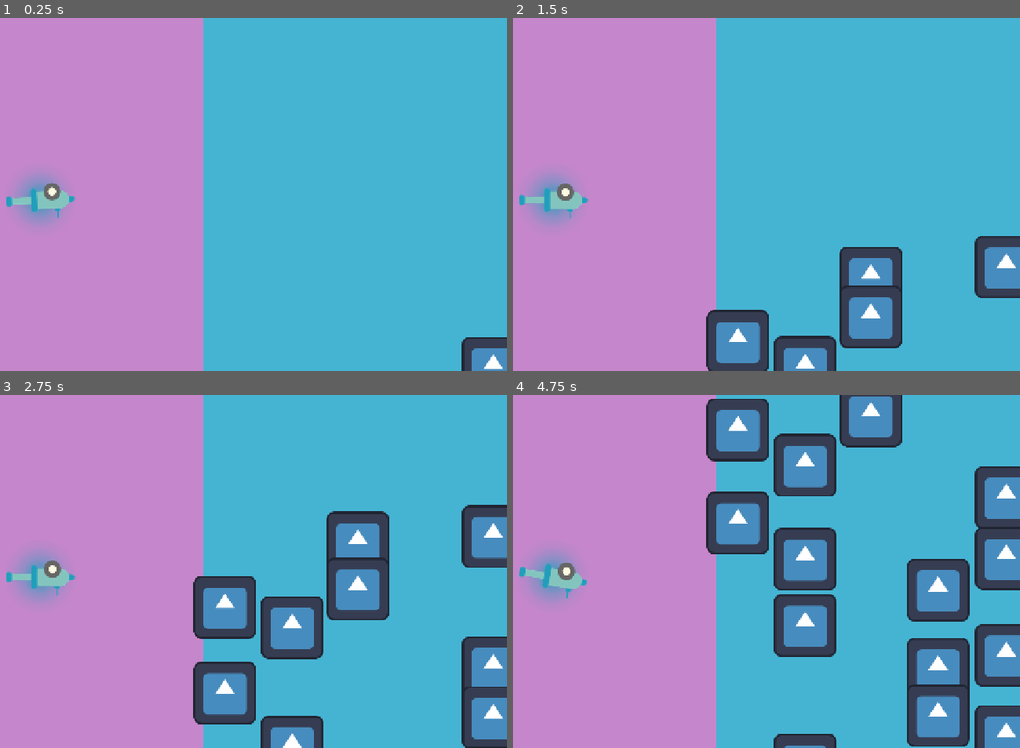
Above: before the commit, frames 1-4 (two rows, left to right).
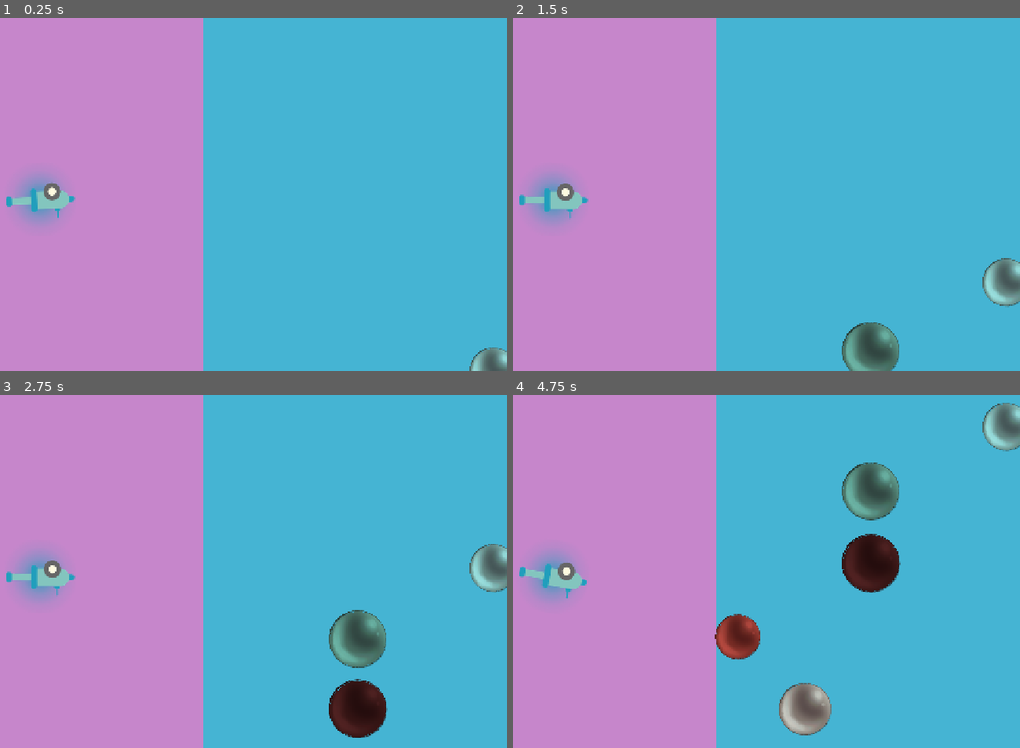
Above: after the commit, the same moments.

Repository: ChromalescenceLabs/Dear-Ana-Mosyne
Game: Godot game, scene res://Scenes/memory_collection_scene.tscn
The game is run twice, just before and just after one commit, with the same random seed, the same clock (stepped at 60 frames per second) and the same inputs. The project has no main scene, so this scene is started directly. The engine's default icon, where the game draws it, is replaced by a stand-in: a white triangle on a blue panel in a dark square.
Inputs (mouse positions are in pixels of both pictures, inside the frame that each line leads up to):
- Up to frame 1 (0.25 s): no input
- Up to frame 2 (1.5 s): tap Enter at 0.5 s; move the mouse to (842, 176) at 0.52 s; press the mouse at (842, 176) at 0.53 s; hold Right 0.53-1.28 s; move the mouse to (578, 212) at 1.27 s; release the mouse at (578, 212) at 1.28 s; hold Down from 1.28 s (still down); tap Alt at 1.35 s
- Up to frame 3 (2.75 s): move the mouse to (253, 493) at 2.02 s; release Down at 2.03 s; hold Right from 2.03 s (still down); tap Shift at 2.1 s
- Up to frame 4 (4.75 s): move the mouse to (675, 642) at 2.77 s; release Right at 2.78 s; hold Up 2.78-3.53 s; click (675, 642) at 2.85 s; move the mouse to (893, 624) at 3.52 s; hold Left from 3.53 s (still down); tap Alt at 3.6 s; move the mouse to (518, 518) at 4.27 s; tap Shift at 4.35 s

The runs differ from the first frame. In frame 1, 0.8% of the frame differs, in the area x 91-100%, y 90-100%; in frame 2, 9.2%; in frame 3, 19%; in frame 4, 31%, in the area x 38-100%, y 0-100%.

Commit message:
feat: balls update, add menu screen

Diff:
--- /dev/null
+++ b/Scenes/Main Menu.tscn
@@ -0,0 +1,94 @@
+[gd_scene format=3 uid="uid://duy3xpqtjjl7k"]
+
+[ext_resource type="Script" uid="uid://n2aeq36tfo0g" path="res://Scripts/Main Menu/buttons.gd" id="1_tbdrc"]
+[ext_resource type="Texture2D" uid="uid://cno1yscc5ewi" path="res://Assets/Background_.png" id="2_vuees"]
+[ext_resource type="Texture2D" uid="uid://dcn34w8xrwa5y" path="res://Assets/Window_.png" id="3_3hb06"]
+[ext_resource type="Texture2D" uid="uid://bcbqvp505engv" path="res://Assets/Title.png" id="4_ns28u"]
+[ext_resource type="Texture2D" uid="uid://dsamoxxr2qt0r" path="res://Assets/Light.png" id="5_ef6yq"]
+[ext_resource type="Texture2D" uid="uid://uxy45tkedyty" path="res://Assets/Fire.png" id="6_nl2gc"]
+[ext_resource type="Texture2D" uid="uid://b8d0gup47vol7" path="res://Assets/windflower_.png" id="7_8e8p5"]
+[ext_resource type="Texture2D" uid="uid://gvoxbxy71wlc" path="res://Assets/Play.png" id="8_w2mqo"]
+[ext_resource type="Script" uid="uid://ckcrocliml22c" path="res://Scripts/Main Menu/texture_button.gd" id="9_s8c0c"]
+[ext_resource type="Texture2D" uid="uid://b1el1obx07w7b" path="res://Assets/Quit.png" id="10_jgydl"]
+[ext_resource type="Script" uid="uid://nx7fbfvbwnps" path="res://Scripts/Main Menu/quit.gd" id="11_p2sjk"]
+
+[node name="Buttons" type="Control" unique_id=1158101911]
+layout_mode = 3
+anchors_preset = 15
+anchor_right = 1.0
+anchor_bottom = 1.0
+grow_horizontal = 2
+grow_vertical = 2
+script = ExtResource("1_tbdrc")
+
+[node name="Parallax" type="Node2D" parent="." unique_id=1915095204]
+
+[node name="Parallax2D" type="Parallax2D" parent="Parallax" unique_id=219704159]
+
+[node name="Bg" type="Sprite2D" parent="Parallax/Parallax2D" unique_id=631537992]
+texture = ExtResource("2_vuees")
+centered = false
+
+[node name="Parallax2D2" type="Parallax2D" parent="Parallax" unique_id=1195653691]
+
+[node name="Window" type="Sprite2D" parent="Parallax/Parallax2D2" unique_id=423768309]
+texture = ExtResource("3_3hb06")
+centered = false
+
+[node name="Parallax2D3" type="Parallax2D" parent="Parallax" unique_id=429664169]
+
+[node name="Ttitle" type="Sprite2D" parent="Parallax/Parallax2D3" unique_id=870859227]
+position = Vector2(0, -118.99999)
+scale = Vector2(0.4, 0.4)
+texture = ExtResource("4_ns28u")
+centered = false
+
+[node name="Parallax2D4" type="Parallax2D" parent="Parallax" unique_id=844233074]
+
+[node name="light" type="Sprite2D" parent="Parallax/Parallax2D4" unique_id=493011068]
+position = Vector2(-6.9999995, -114)
+scale = Vector2(0.35, 0.35)
+texture = ExtResource("5_ef6yq")
+centered = false
+
+[node name="Parallax2D6" type="Parallax2D" parent="Parallax" unique_id=760439005]
+
+[node name="fire" type="Sprite2D" parent="Parallax/Parallax2D6" unique_id=879633107]
+position = Vector2(927, 138.99998)
+scale = Vector2(0.685, 0.685)
+texture = ExtResource("6_nl2gc")
+
+[node name="Parallax2D5" type="Parallax2D" parent="Parallax" unique_id=2060325826]
+visible = false
+
+[node name="flower" type="Sprite2D" parent="Parallax/Parallax2D5" unique_id=1967707912]
+position = Vector2(517, -85)
+scale = Vector2(0.505, 0.505)
+texture = ExtResource("7_8e8p5")
+centered = false
+
+[node name="Play" type="TextureButton" parent="." unique_id=14141440]
+layout_mode = 0
+offset_left = -36.0
+offset_top = -20.0
+offset_right = 1244.0
+offset_bottom = 700.0
+texture_normal = ExtResource("8_w2mqo")
+script = ExtResource("9_s8c0c")
+
+[node name="quit" type="TextureButton" parent="." unique_id=523971730]
+layout_mode = 0
+offset_left = -36.0
+offset_top = -20.0
+offset_right = 1244.0
+offset_bottom = 700.0
+texture_normal = ExtResource("10_jgydl")
+script = ExtResource("11_p2sjk")
+
+[node name="CanvasLayer" type="CanvasLayer" parent="." unique_id=1717489087]
+
+[node name="Camera2D" type="Camera2D" parent="CanvasLayer" unique_id=2069460773]
+anchor_mode = 0
+
+[connection signal="pressed" from="Play" to="Play" method="_on_pressed"]
+[connection signal="pressed" from="quit" to="quit" method="_on_pressed"]
--- /dev/null
+++ b/Scenes/loading_screen.tscn
@@ -0,0 +1,3 @@
+[gd_scene format=3 uid="uid://bnuk6xew2do5r"]
+
+[node name="loading screen" type="Node2D" unique_id=1229804554]
--- /dev/null
+++ b/Scenes/loading_screen_fade.tscn
@@ -0,0 +1,56 @@
+[gd_scene format=3 uid="uid://m7stgxtbhwb3"]
+
+[ext_resource type="Script" uid="uid://cjkfvd2qak2qw" path="res://Scripts/loading_screen_fade.gd" id="1_md7rg"]
+
+[sub_resource type="Animation" id="Animation_oljrp"]
+length = 0.001
+tracks/0/type = "value"
+tracks/0/imported = false
+tracks/0/enabled = true
+tracks/0/path = NodePath("CanvasLayer/ColorRect:modulate")
+tracks/0/interp = 1
+tracks/0/loop_wrap = true
+tracks/0/keys = {
+"times": PackedFloat32Array(0),
+"transitions": PackedFloat32Array(1),
+"update": 0,
+"values": [Color(1, 1, 1, 0)]
+}
+
+[sub_resource type="Animation" id="Animation_vxhyd"]
+resource_name = "fade"
+tracks/0/type = "value"
+tracks/0/imported = false
+tracks/0/enabled = true
+tracks/0/path = NodePath("CanvasLayer/ColorRect:modulate")
+tracks/0/interp = 1
+tracks/0/loop_wrap = true
+tracks/0/keys = {
+"times": PackedFloat32Array(0, 1),
+"transitions": PackedFloat32Array(1, 1),
+"update": 0,
+"values": [Color(1, 1, 1, 0), Color(1, 1, 1, 1)]
+}
+
+[sub_resource type="AnimationLibrary" id="AnimationLibrary_fq71u"]
+_data = {
+&"RESET": SubResource("Animation_oljrp"),
+&"fade": SubResource("Animation_vxhyd")
+}
+
+[node name="LOADING SCREEN FADE" type="Node2D" unique_id=1334757986]
+script = ExtResource("1_md7rg")
+
+[node name="AnimationPlayer" type="AnimationPlayer" parent="." unique_id=718249833]
+libraries/ = SubResource("AnimationLibrary_fq71u")
+
+[node name="CanvasLayer" type="CanvasLayer" parent="." unique_id=1751303878]
+
+[node name="ColorRect" type="ColorRect" parent="CanvasLayer" unique_id=86003706]
+modulate = Color(1, 1, 1, 0)
+anchors_preset = 15
+anchor_right = 1.0
+anchor_bottom = 1.0
+grow_horizontal = 2
+grow_vertical = 2
+color = Color(0, 0, 0, 1)
--- a/Scenes/memories.tscn
+++ b/Scenes/memories.tscn
@@ -1,18 +1,27 @@
 [gd_scene format=3 uid="uid://kkn8y1ovtuew"]
 
-[ext_resource type="Texture2D" uid="uid://ba8hjq7woqo2e" path="res://icon.svg" id="1_iemk0"]
-[ext_resource type="Script" uid="uid://4wdjvm0l5wsx" path="res://Scenes/sprite_2d.gd" id="2_7h3nu"]
+[ext_resource type="Texture2D" uid="uid://26wupbq33ut7" path="res://Assets/balls.png" id="1_7h3nu"]
+[ext_resource type="Script" uid="uid://4wdjvm0l5wsx" path="res://Scripts/sprite_2d.gd" id="2_7h3nu"]
 
 [sub_resource type="CircleShape2D" id="CircleShape2D_ittll"]
 radius = 90.824005
 
-[node name="Memories" type="Area2D" unique_id=1749344293]
+[node name="Memories" type="CharacterBody2D" unique_id=1453464693]
+scale = Vector2(0.68, 0.68)
 
-[node name="Sprite2D" type="Sprite2D" parent="." unique_id=1031646173]
-texture = ExtResource("1_iemk0")
+[node name="Sprite2D" type="Sprite2D" parent="." unique_id=736119046]
+scale = Vector2(0.105, 0.105)
+texture = ExtResource("1_7h3nu")
 script = ExtResource("2_7h3nu")
 
-[node name="CollisionShape2D" type="CollisionShape2D" parent="." unique_id=1107608315]
+[node name="CollisionShape2D" type="CollisionShape2D" parent="." unique_id=62604818]
+scale = Vector2(0.505, 0.505)
 shape = SubResource("CircleShape2D_ittll")
 
-[connection signal="area_entered" from="." to="Sprite2D" method="_on_area_2d_area_entered"]
+[node name="Area2D" type="Area2D" parent="." unique_id=996195039]
+
+[node name="CollisionShape2D" type="CollisionShape2D" parent="Area2D" unique_id=1214046916]
+scale = Vector2(0.64, 0.64)
+shape = SubResource("CircleShape2D_ittll")
+
+[connection signal="tree_entered" from="Sprite2D" to="Sprite2D" method="_on_tree_entered"]
--- a/Scenes/memory_collection_scene.tscn
+++ b/Scenes/memory_collection_scene.tscn
@@ -16,6 +16,9 @@
 
 [sub_resource type="GradientTexture2D" id="GradientTexture2D_raa7b"]
 gradient = SubResource("Gradient_gxdbn")
+
+[sub_resource type="RectangleShape2D" id="RectangleShape2D_ittll"]
+size = Vector2(158.66335, 21)
 
 [node name="MemoryCollectionScene" type="Node2D" unique_id=1048546398]
 
@@ -62,6 +65,13 @@
 [node name="memoryCont" type="Node2D" parent="." unique_id=317607912]
 
 [node name="Spawning Timer" type="Timer" parent="." unique_id=1965397274]
-wait_time = 0.3
+
+[node name="end" type="Area2D" parent="." unique_id=1943374461]
+position = Vector2(0, -34)
+
+[node name="CollisionShape2D" type="CollisionShape2D" parent="end" unique_id=593770913]
+position = Vector2(972.5, 0.5)
+scale = Vector2(4.040001, 1)
+shape = SubResource("RectangleShape2D_ittll")
 
 [connection signal="timeout" from="Spawning Timer" to="SpawnPos" method="_on_spawning_timer_timeout"]
--- a/Scenes/sprite_2d.gd
+++ /dev/null
@@ -1,5 +0,0 @@
-extends Sprite2D
-@export var speed = 0.1
-
-func _physics_process(delta: float) -> void:
-	global_position.y -= randi_range(1, 5)
--- /dev/null
+++ b/Scripts/Main Menu/buttons.gd
@@ -0,0 +1,11 @@
+extends Control
+
+
+# Called when the node enters the scene tree for the first time.
+func _ready() -> void:
+	pass # Replace with function body.
+
+
+# Called every frame. 'delta' is the elapsed time since the previous frame.
+func _process(delta: float) -> void:
+	pass
--- /dev/null
+++ b/Scripts/Main Menu/quit.gd
@@ -0,0 +1,4 @@
+extends Button
+
+func _on_pressed() -> void:
+	get_tree().quit()
--- /dev/null
+++ b/Scripts/Main Menu/texture_button.gd
@@ -0,0 +1,4 @@
+extends Button
+
+func _on_pressed() -> void:
+	load_scene("uid://dniwio1arxhol", 1.5, SceneLoader.loading_screen_fade)
--- /dev/null
+++ b/Scripts/loading_screen_fade.gd
@@ -0,0 +1,22 @@
+extends Node2D
+@onready var animation_player: AnimationPlayer = $AnimationPlayer
+
+var duration = 0
+
+signal loading_screen_ready
+
+func _ready() -> void:
+	animation_player.play("fade")
+	await animation_player.animation_finished
+	get_tree().paused = true
+	loading_screen_ready.emit()
+
+func _on_progress_changed(_new_value: float) -> void:
+	pass
+
+func _on_load_finished() -> void:
+	await get_tree().create_timer(duration).timeout
+	animation_player.play_backwards("fade")
+	await animation_player.animation_finished
+	get_tree().paused = false
+	queue_free()
--- /dev/null
+++ b/Scripts/scene_loader.gd
@@ -0,0 +1,48 @@
+extends Node
+
+signal load_finished
+
+var loading_screen : PackedScene =preload("uid://m7stgxtbhwb3")
+const LOADING_SCREEN_FADE = preload("uid://m7stgxtbhwb3")
+var loaded_resource : PackedScene
+var scene_path : String
+var previous_scene_path : String
+var use_sub_threads : bool = true
+
+func _ready() -> void:
+	process_mode = Node.PROCESS_MODE_ALWAYS
+	set_process(false)
+
+func load_scene(_scene_path: String, duration: float, loading_screen_scene : PackedScene = loading_screen) -> void:
+	previous_scene_path = scene_path
+	scene_path = _scene_path
+
+	var new_load_screen = loading_screen_scene.instantiate()
+	add_child(new_load_screen)
+	load_finished.connect(new_load_screen._on_load_finished)
+
+	await new_load_screen.loading_screen_ready
+	new_load_screen.duration = duration
+
+	start_load()
+
+func start_load() -> void:
+	var state = ResourceLoader.load_threaded_request(scene_path, "", use_sub_threads)
+	if state == OK:
+		set_process(true)
+
+func _process(_delta: float) -> void:
+	var progress = []
+
+	var load_status = ResourceLoader.load_threaded_get_status(scene_path, progress)
+
+	match load_status:
+		ResourceLoader.THREAD_LOAD_INVALID_RESOURCE, ResourceLoader.THREAD_LOAD_FAILED:
+			set_process(false)
+		ResourceLoader.THREAD_LOAD_LOADED:
+			loaded_resource = ResourceLoader.load_threaded_get(scene_path)
+			get_tree().change_scene_to_packed(loaded_resource)
+			load_finished.emit()
+
+func get_previous_scene_path() -> String:
+	return previous_scene_path
--- a/Scripts/spawn_pos.gd
+++ b/Scripts/spawn_pos.gd
@@ -1,11 +1,11 @@
 extends Node2D
 
 const MEMORIES = preload("res://Scenes/memories.tscn")
-
 @onready var memory_cont: Node2D = $"../memoryCont"
 @onready var spawning_timer: Timer = $"../Spawning Timer"
 
 var inArea = false
+var memoryAmt = 0
 
 func _ready() -> void:
 	randomize()
@@ -14,21 +14,28 @@
 		spawmEnemy()
 
 func spawmEnemy():
-	print("yo")
-	var memoryInstance=MEMORIES.instantiate()
+	var memoryInstance = MEMORIES.instantiate()
 	var spawn = get_children()
 	var index = randi() % spawn.size()
+	var memoryArea = null
+
 	memory_cont.add_child(memoryInstance)
 	memoryInstance.global_position = spawn[index].global_position
-	memoryInstance.area_entered.connect(memoryEnter.bind())
-	spawning_timer.start()
 
-func memoryEnter(area: Area2D):
-	if area:
-		inArea=true
-		print(area.name)
+	for child in memoryInstance.get_children():
+		if child is Area2D:
+			memoryArea = child
+			memoryArea.area_entered.connect(memoryEnter.bind(memoryInstance))
+	memoryAmt += 1
+
+func memoryEnter(area: Area2D, child):
+	if area.name == "end":
+		inArea = true
+		child.queue_free()
+		memoryAmt -= 1
 	else:
-		inArea=false
+		inArea = false
 
 func _on_spawning_timer_timeout() -> void:
-	spawmEnemy()
+	if memoryAmt < 5:
+		spawmEnemy()
--- /dev/null
+++ b/Scripts/sprite_2d.gd
@@ -0,0 +1,10 @@
+extends Sprite2D
+@export var speed = 0.1
+func _physics_process(delta: float) -> void:
+	get_parent().global_position.y -= randi_range(100, 200) *delta
+
+
+func _on_tree_entered() -> void:
+	var random =randf_range(1, 1.3)
+	modulate = Color.from_rgba8(randi_range(0, 255), randi_range(0, 255), randi_range(0, 255), 255)
+	get_parent().scale = Vector2(random,random)
--- a/project.godot
+++ b/project.godot
@@ -13,6 +13,10 @@
 config/name="Dear Ana Mosyne,"
 config/features=PackedStringArray("4.7", "GL Compatibility")
 config/icon="res://icon.svg"
+
+[autoload]
+
+SceneLoader="*uid://by3ri4vxondjc"
 
 [display]
 
Binary file added: Assets/Background_.png
Not shown, added: Assets/Background_.png.import
Binary file added: Assets/Fire.png
Not shown, added: Assets/Fire.png.import
Binary file added: Assets/Light.png
Not shown, added: Assets/Light.png.import
Binary file added: Assets/Play.png
Not shown, added: Assets/Play.png.import
Binary file added: Assets/Quit.png
Not shown, added: Assets/Quit.png.import
Binary file added: Assets/Title.png
Not shown, added: Assets/Title.png.import
(and 12 more such lines)
